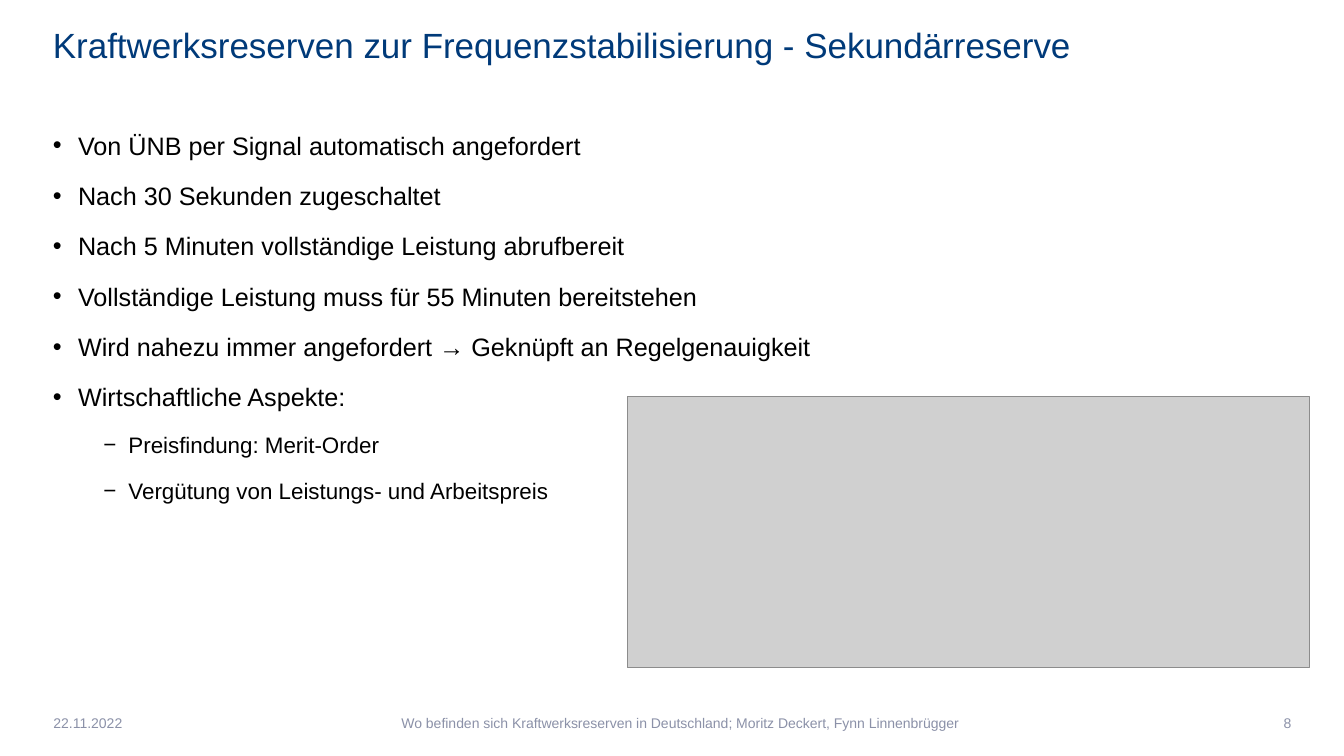
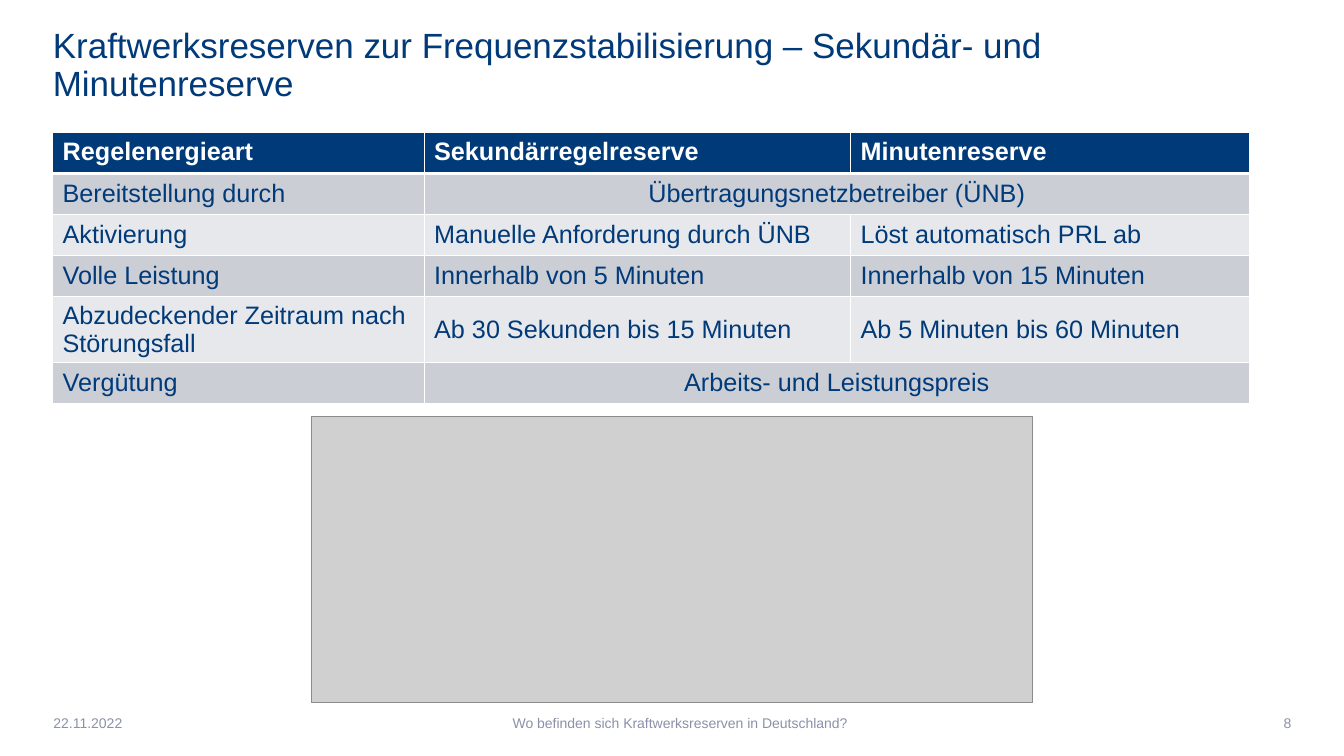
Before and after one commit to Febbyyyy/Regenerative-Energietechnik-Projekt, a slide deck: slide 8 of Präsentation - Wo befinden sich Kraftwerksreserven in Deutschland.pptx. Drawn at 1344x756 pixels with LibreOffice and Linux fonts; fonts in the diff are those of the drawing; grey boxes stand for pictures. Boxes give left, top, right and bottom in pixels: in the first picture for what was removed or moved away, otherwise in the second. Text is boxed around its words. In the diff, an @@ line names an element or a change of style, - is before the commit and + after.

```diff
--- a/Präsentation - Wo befinden sich Kraftwerksreserven in Deutschland.pptx
+++ b/Präsentation - Wo befinden sich Kraftwerksreserven in Deutschland.pptx
@@ title at box(53, 32, 1041, 97): text changed @@
-Kraftwerksreserven zur Frequenzstabilisierung - Sekundärreserve
+Kraftwerksreserven zur Frequenzstabilisierung – Sekundär- und Minutenreserve
@@ table added at box(52, 133, 1250, 408), 6 rows, 3 columns @@
+Regelenergieart | Sekundärregelreserve | Minutenreserve
+Bereitstellung durch | Übertragungsnetzbetreiber (ÜNB) | 
+Aktivierung | Manuelle Anforderung durch ÜNB | Löst automatisch PRL ab
+Volle Leistung | Innerhalb von 5 Minuten | Innerhalb von 15 Minuten
+Abzudeckender Zeitraum nach Störungsfall | Ab 30 Sekunden bis 15 Minuten | Ab 5 Minuten bis 60 Minuten
+Vergütung | Arbeits- und Leistungspreis | 
@@ text removed at box(78, 134, 811, 504) @@
-• Von ÜNB per Signal automatisch angefordert
-• Nach 30 Sekunden zugeschaltet
-• Nach 5 Minuten vollständige Leistung abrufbereit
-• Vollständige Leistung muss für 55 Minuten bereitstehen
-• Wird nahezu immer angefordert → Geknüpft an Regelgenauigkeit
-• Wirtschaftliche Aspekte:
-  − Preisfindung: Merit-Order
-  − Vergütung von Leistungs- und Arbeitspreis
@@ picture: place and size @@
-picture at box(627, 397, 1310, 668)
+picture at box(312, 416, 1032, 703)
@@ text at box(513, 718, 847, 728): text changed @@
-Wo befinden sich Kraftwerksreserven in Deutschland; Moritz Deckert, Fynn Linnenbrügger
+Wo befinden sich Kraftwerksreserven in Deutschland?
```
Also in this commit, not shown: 9 other slides changed, 1 slide added, 1 slide removed, 2 other files.
